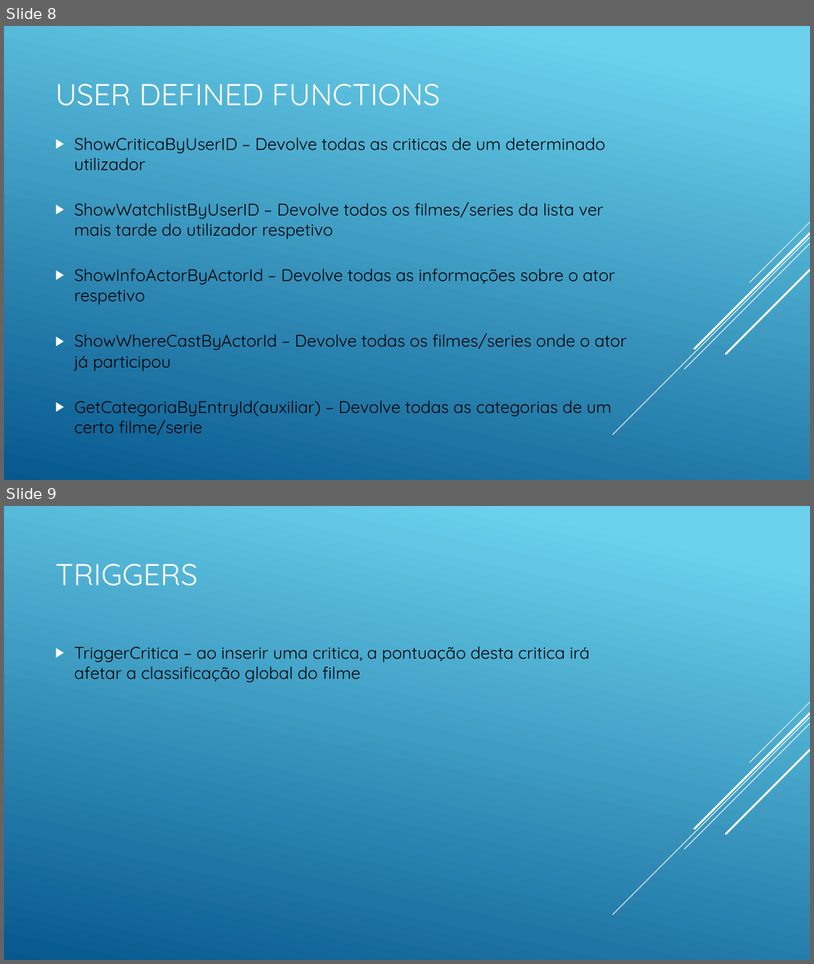
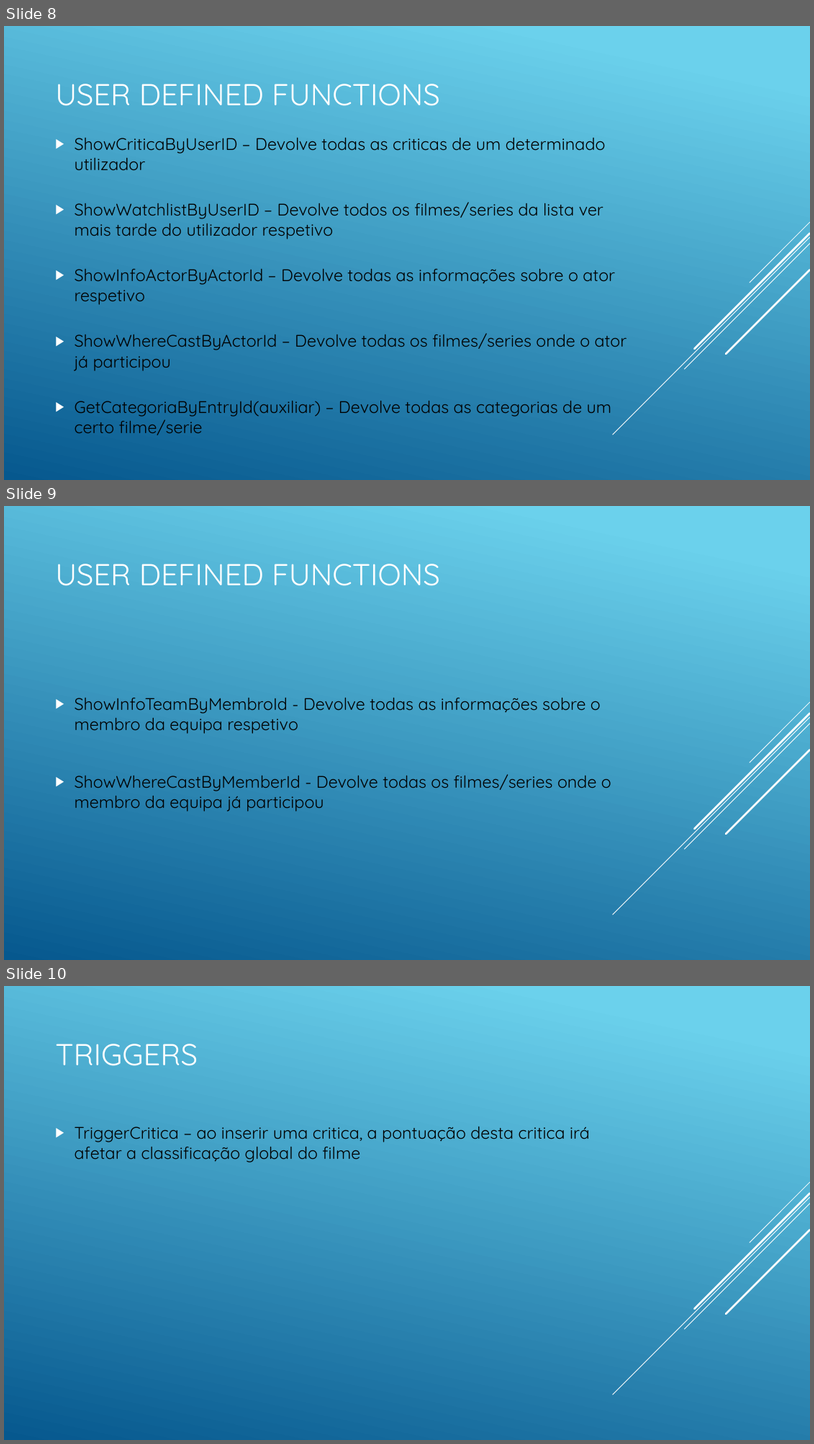
Before and after one commit to NMPC27/bdproj, a slide deck: YourMedia – Base de dados de Críticas DE.pptx. Shown one above the other, each under a label of ours: slides 8 and 9 before the commit, slides 8, 9 and 10 after it. The pictures are 814x964 and 814x1444 pixels, drawn with LibreOffice and Linux fonts; fonts in the diff are those of the drawing. Boxes give left, top, right and bottom in pixels: in the first picture for what was removed or moved away, otherwise in the second. Text is boxed around its words. In the diff, an @@ line names an element or a change of style, - is before the commit and + after.

```diff
--- a/YourMedia – Base de dados de Críticas DE.pptx
+++ b/YourMedia – Base de dados de Críticas DE.pptx
@@ slide 9 added at [4, 506, 810, 960], background gradient #6ED2EB to #06588E; not listed: 5 template elements that a slide beside it also shows @@
@@ title added at [55, 564, 440, 586], 36 pt, text #FFFFFF @@
+USER DEFINED FUNCTIONS
@@ text added at [75, 698, 612, 811], 20 pt, text #000000 @@
+▶ ShowInfoTeamByMembroId - Devolve todas as informações sobre o membro da equipa respetivo
+▶ ShowWhereCastByMemberId - Devolve todas os filmes/series onde o membro da equipa já participou
@@ what was slide 9 is now slide 10 @@
```
Also in this commit, not shown: 3 other files.
